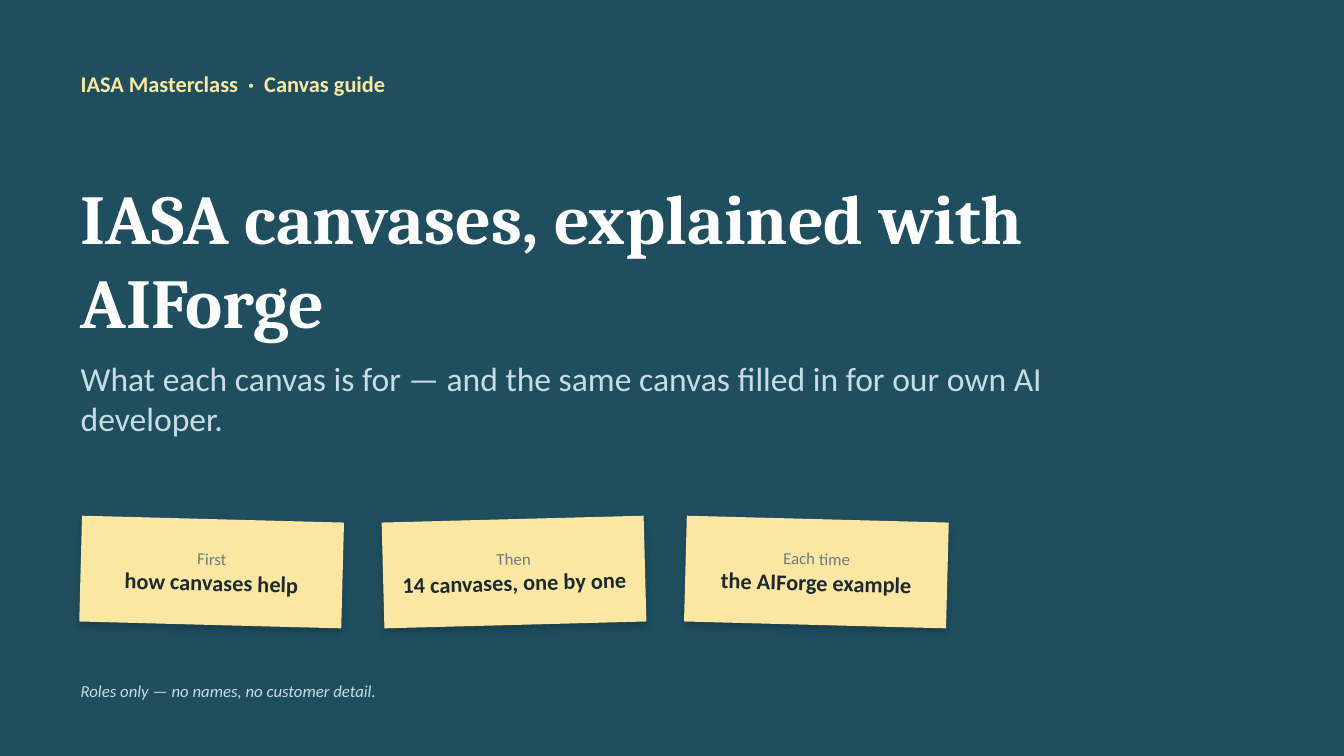
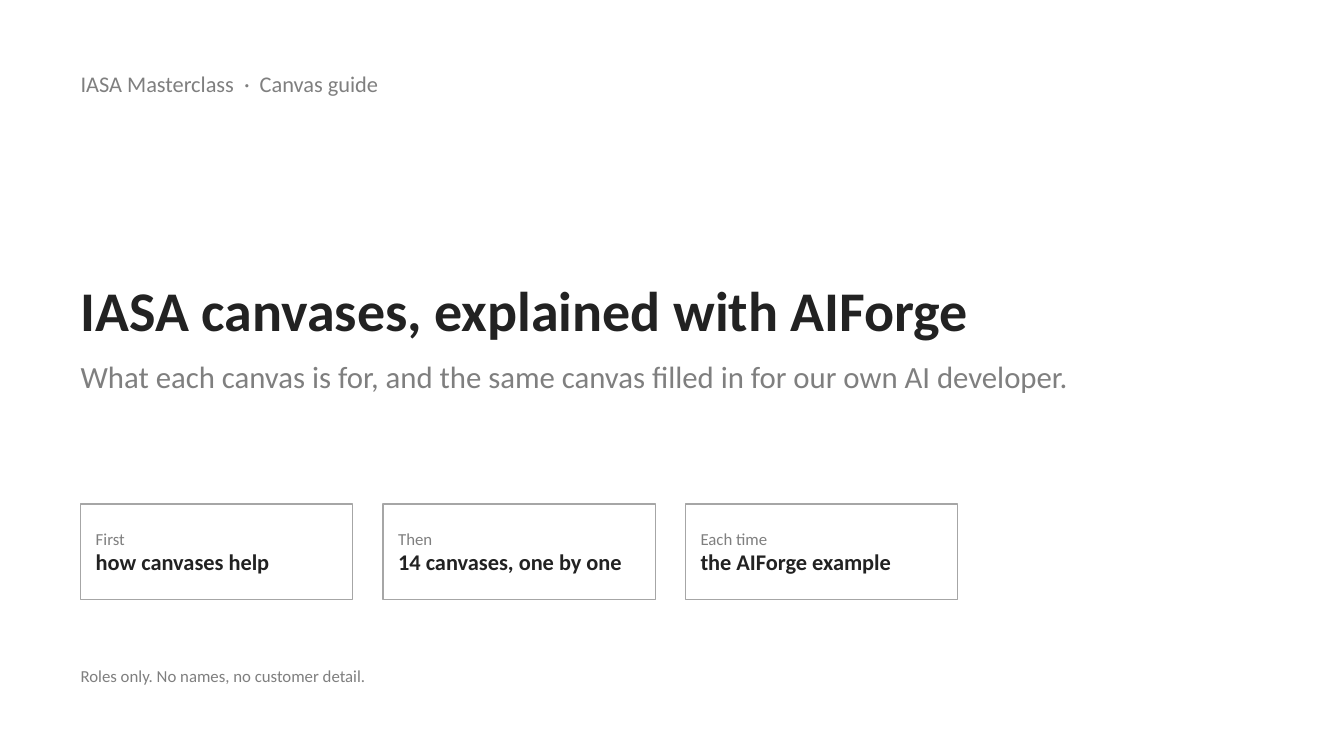
Before and after one commit to Manikanta-Reddy-Pasala/tools, a slide deck: slide 1 of course/iasa-aiforge/IASA-Canvases-with-AIForge.pptx. Drawn at 1344x756 pixels with LibreOffice and Linux fonts; fonts in the diff are those of the drawing. Boxes give left, top, right and bottom in pixels: in the first picture for what was removed or moved away, otherwise in the second. Text is boxed around its words. In the diff, an @@ line names an element or a change of style, - is before the commit and + after.

```diff
--- a/course/iasa-aiforge/IASA-Canvases-with-AIForge.pptx
+++ b/course/iasa-aiforge/IASA-Canvases-with-AIForge.pptx
@@ background #1F4E5F to #FFFFFF @@
@@ text "IASA Masterclass · Canvas guide" at (81,76,378,96): text colour #FBE7A1 to #7F7F7F, bold off @@
@@ title "IASA canvases, explained with AIForge": place and size @@
-title "IASA canvases, explained with AIForge" at (81,195,1023,343)
+title "IASA canvases, explained with AIForge" at (81,291,968,341)
@@ title "IASA canvases, explained with AIForge" at (81,291,968,341): size 50 to 40 pt, font Cambria to Calibri, text colour #FFFFFF to #222222 @@
@@ text at (81,366,1067,393): text changed; size 24 to 22 pt; text colour #C8DDE3 to #7F7F7F @@
-What each canvas is for — and the same canvas filled in for our own AI developer.
+What each canvas is for, and the same canvas filled in for our own AI developer.
@@ rectangle at (81,504,353,600): fill #FBE7A1 to #FFFFFF; outline none to #A6A6A6 0.75 pt; shadow off; proportions changed; rotation 1 to 0 degrees @@
@@ text "First": place and size @@
-text "First" at (124,553,298,597)
+text "First" at (96,533,270,574)
@@ text "First" at (96,533,270,574): text colour #6B7D84 to #7F7F7F in "First"; text colour #1B2A30 to #222222 in "how canvases help"; alignment centre to left; rotation 1 to 0 degrees @@
@@ rectangle at (383,504,655,600): fill #FBE7A1 to #FFFFFF; outline none to #A6A6A6 0.75 pt; shadow off; proportions changed; rotation 358 to 0 degrees @@
@@ text "Then": place and size @@
-text "Then" at (403,553,626,594)
+text "Then" at (398,533,621,574)
@@ text "Then" at (398,533,621,574): text colour #6B7D84 to #7F7F7F in "Then"; text colour #1B2A30 to #222222 in "14 canvases, one by one"; alignment centre to left; rotation 358 to 0 degrees @@
@@ rectangle at (686,504,958,600): fill #FBE7A1 to #FFFFFF; outline none to #A6A6A6 0.75 pt; shadow off; proportions changed; rotation 1 to 0 degrees @@
@@ text "Each time": place and size @@
-text "Each time" at (721,552,911,596)
+text "Each time" at (701,533,891,574)
@@ text "Each time" at (701,533,891,574): text colour #6B7D84 to #7F7F7F in "Each time"; text colour #1B2A30 to #222222 in "the AIForge example"; alignment centre to left; rotation 1 to 0 degrees @@
@@ text at (81,670,365,685): text changed; text colour #C8DDE3 to #7F7F7F; italic off @@
-Roles only — no names, no customer detail.
+Roles only. No names, no customer detail.
```
Also in this commit, not shown: 20 other slides changed, 2 other files.
